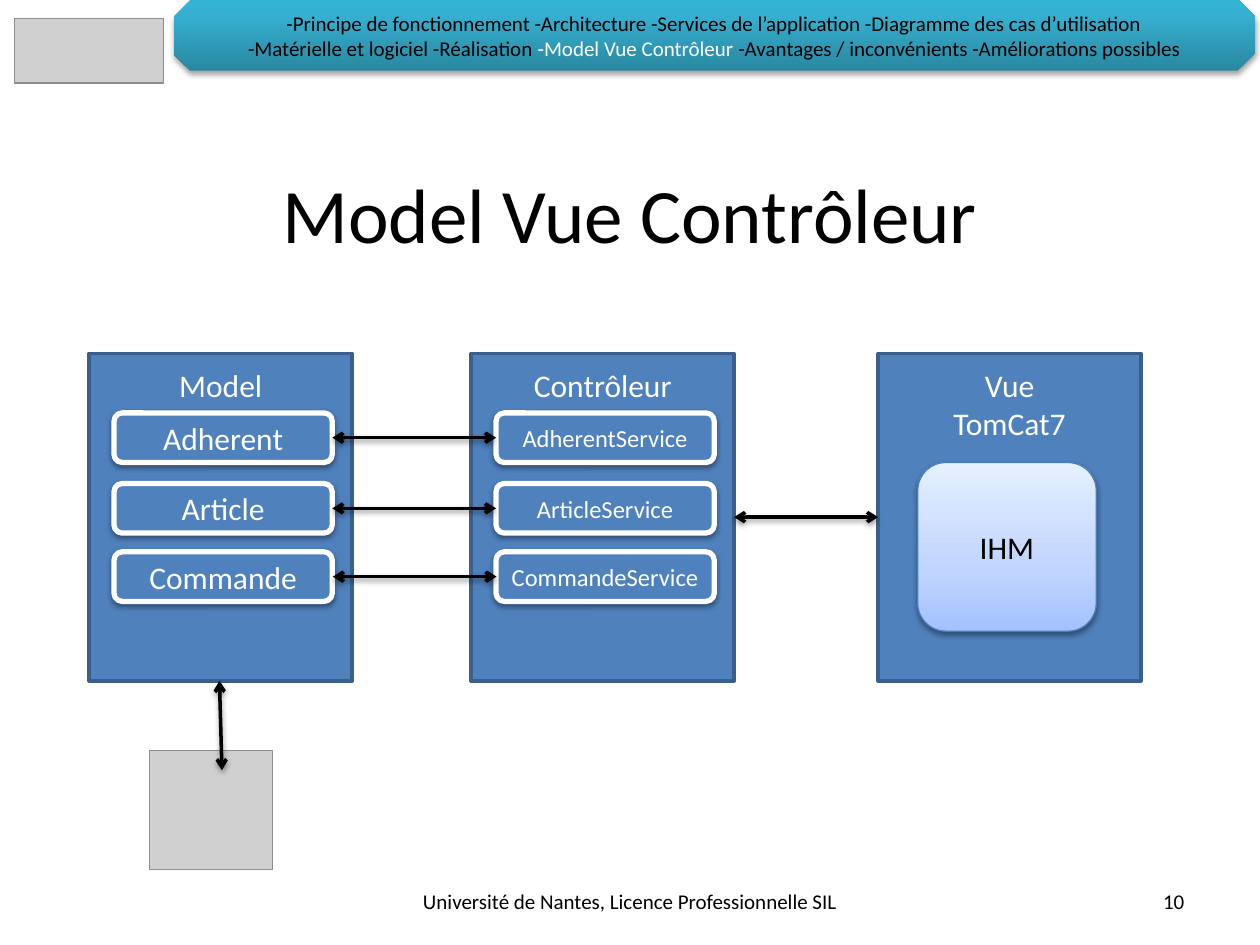
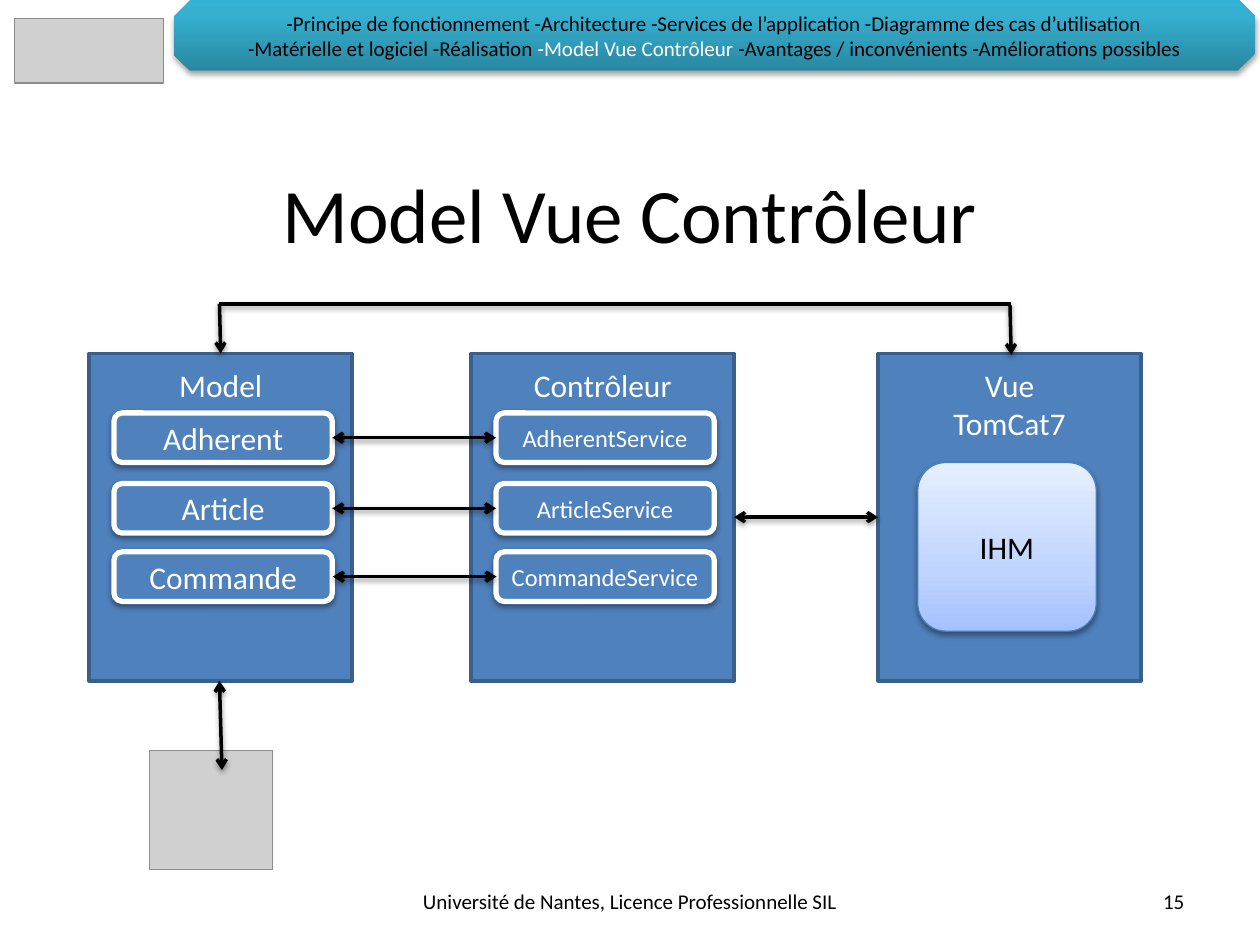
Before and after one commit to LeonardoALARCON/progr3, a slide deck: slide 15 of Documentation/DiapoProg3/PresentationProg3.pptx (slide 10 before the commit). Drawn at 1260x945 pixels with LibreOffice and Linux fonts; fonts in the diff are those of the drawing; grey boxes stand for pictures; background and template pictures are left out. Boxes give left, top, right and bottom in pixels: in the first picture for what was removed or moved away, otherwise in the second. Text is boxed around its words. In the diff, an @@ line names an element or a change of style, - is before the commit and + after.

```diff
--- a/Documentation/DiapoProg3/PresentationProg3.pptx
+++ b/Documentation/DiapoProg3/PresentationProg3.pptx
@@ line added from (1012, 304) to (219, 304), #000000 2 pt @@
@@ arrow added from (219, 304) to (220, 354), #000000 2 pt @@
@@ arrow added from (1011, 305) to (1012, 355), #000000 2 pt @@
@@ page number at (x1=1163, y1=895, x2=1184, y2=909): text changed @@
-10
+15
```
Also in this commit, not shown: 5 slides added, 4 other files.
